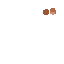
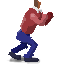
Two versions of the same layered image (w=64, h=64). Layer-by-layer changes:
hid "Paint Layer 3", painted on it over [7, 0, 59, 64]
added group "Group 5" with 4 layers above "Layer 1" over [7, 0, 59, 64]
added layer "shading" (23%) in group "Group 5" over [7, 0, 59, 64]
showed "Layer 2", moved it into group "Group 5", painted on it over [7, 0, 59, 64]
showed "Paint Layer 4", moved it into group "Group 5", painted on it over [7, 0, 59, 64]
added layer "shadow" in group "Group 5" over [7, 0, 59, 64]
